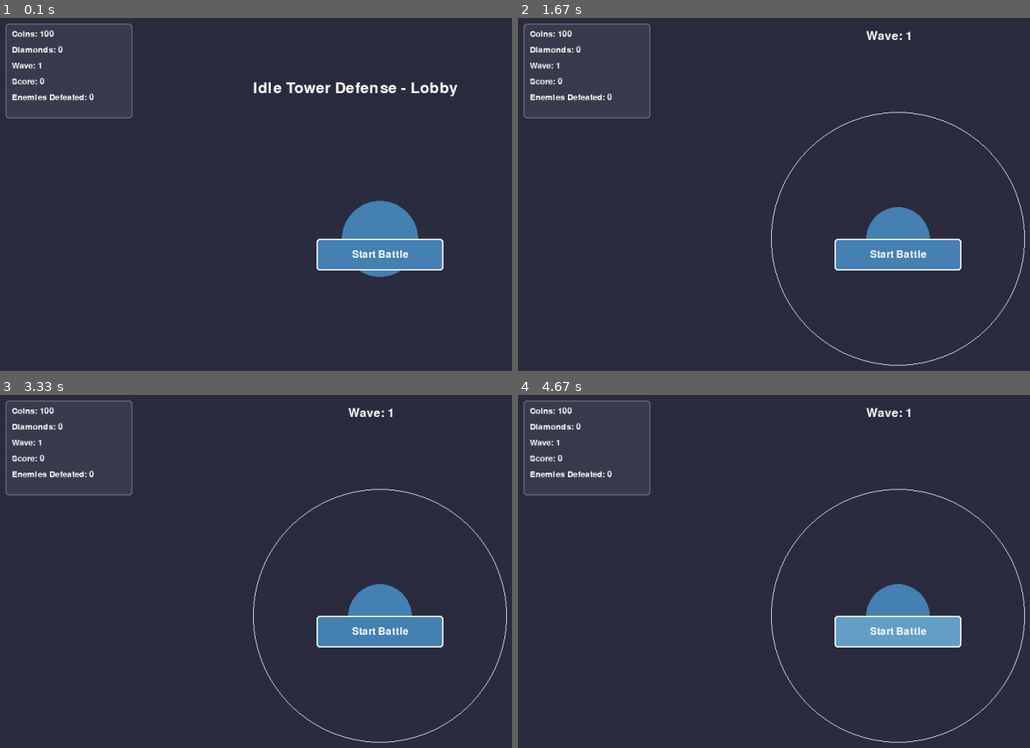
Above: before the commit, frames 1-4 (two rows, left to right).
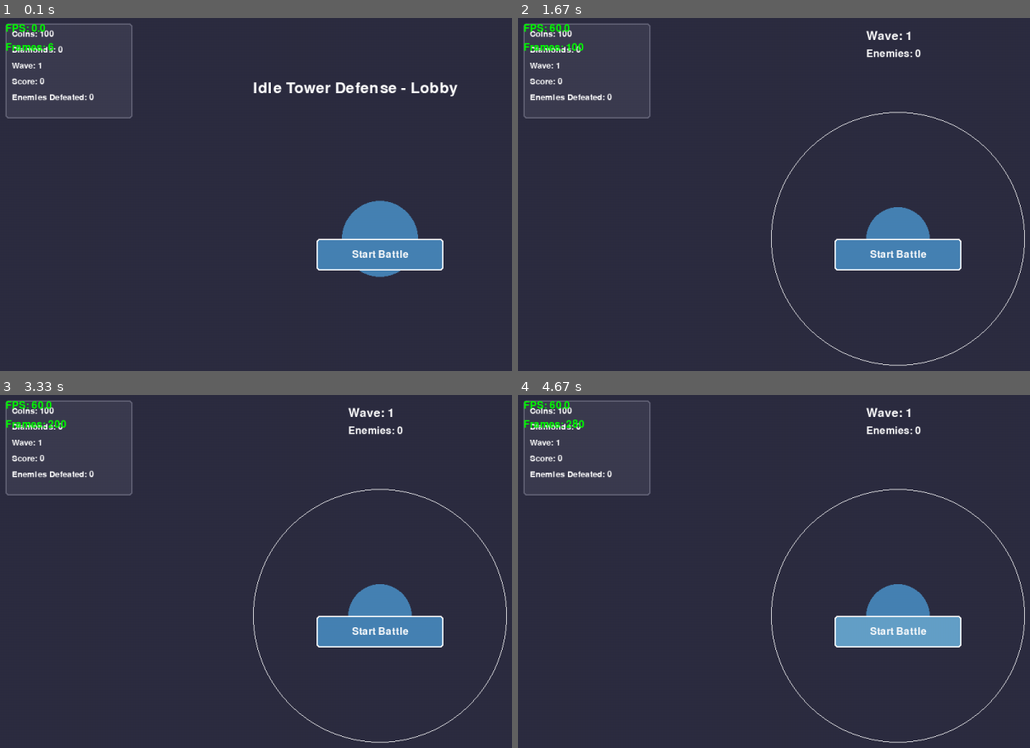
Above: after the commit, the same moments.

Repository: Gabryelf/Py_Game_Course
Game: pygame game, started from idle_tower_defense/client/main.py
Two runs of this game, one before a commit and one after it. Both use one fixed random seed, a clock stepped at 60 frames per second and the inputs below.
Inputs (mouse positions are in pixels of both pictures, inside the frame that each line leads up to):
- Up to frame 1 (0.1 s): no input
- Up to frame 2 (1.67 s): click (896, 236) at 0.38 s; click (615, 194) at 0.72 s
- Up to frame 3 (3.33 s): click "Start Battle" at 2.18 s; click (outside the picture) at 2.52 s
- Up to frame 4 (4.67 s): click "Start Battle" at 3.42 s; click (outside the picture) at 3.75 s; click (855, 620) at 4.65 s

The runs differ from the first frame. In frame 1, 0.2% of the frame differs, in the area x 1-11%, y 1-10%; in frame 2, 0.4%; in frame 3, 0.4%; in frame 4, 0.4%, in the area x 1-79%, y 1-12%.

Commit message:
_v3_create_enemies_projectile_and_render_fix

Diff:
--- /dev/null
+++ b/idle_tower_defense/client/src/core/battle_manager.py
@@ -0,0 +1,99 @@
+from typing import List, Dict, Any, Tuple
+from client.src.entities.enemy import Enemy
+from client.src.entities.projectile import Projectile
+from client.src.utils.logger import logger
+
+
+class BattleManager:
+    """Менеджер боевой системы - обрабатывает все взаимодействия в битве"""
+
+    def __init__(self):
+        self.active_enemies: List[Enemy] = []
+        self.active_projectiles: List[Projectile] = []
+        self.defeated_enemies = 0
+
+        logger.info("BattleManager initialized")
+
+    def spawn_enemy(self, enemy_type: str, path: List[Tuple[float, float]]) -> Enemy:
+        """Создание нового врага"""
+        enemy = Enemy(enemy_type, path)
+        self.active_enemies.append(enemy)
+        logger.debug(f"Spawned {enemy_type} at position {enemy.position}")
+        return enemy
+
+    def update(self, delta_time: float, tower, game_state) -> List[Enemy]:
+        """Обновление всей боевой системы. Возвращает убитых врагов"""
+        defeated_enemies = []
+
+        # Обновление врагов
+        self._update_enemies(delta_time, game_state)
+
+        # Обновление снарядов от башни
+        new_projectiles = tower.update(delta_time, self.active_enemies)
+        self.active_projectiles.extend(new_projectiles)
+
+        # Обновление снарядов и проверка попаданий
+        self._update_projectiles(game_state)
+
+        # Сбор убитых врагов
+        for enemy in self.active_enemies[:]:
+            if not enemy.is_alive():
+                self.active_enemies.remove(enemy)
+                defeated_enemies.append(enemy)
+                self.defeated_enemies += 1
+
+                # Награда за убийство
+                reward = enemy.type.reward
+                experience = enemy.type.experience
+                game_state.player_progress.add_coins(reward)
+                game_state.player_progress.enemies_defeated += 1
+                tower.add_experience(experience)
+
+                logger.debug(f"Enemy defeated! Reward: {reward} coins, {experience} XP")
+
+        return defeated_enemies
+
+    def _update_enemies(self, delta_time: float, game_state):
+        """Обновление позиций врагов"""
+        for enemy in self.active_enemies[:]:
+            reached_end = enemy.update(delta_time)
+
+            if reached_end and enemy.is_alive():
+                # Враг дошел до конца - наносим урон игроку
+                self.active_enemies.remove(enemy)
+                damage = enemy.type.health // 10  # Урон пропорционален здоровью врага
+                game_state.player_progress.coins = max(0, game_state.player_progress.coins - damage)
+                logger.warning(f"Enemy reached tower! Lost {damage} coins")
+
+    def _update_projectiles(self, game_state):
+        """Обновление снарядов и проверка попаданий"""
+        active_projectiles = []
+
+        for projectile in self.active_projectiles:
+            target_reached = projectile.update()
+
+            if target_reached and projectile.active:
+                # Снаряд достиг цели - наносим урон
+                if projectile.target.is_alive():
+                    killed = projectile.target.take_damage(projectile.damage)
+                    if killed:
+                        # Награда будет обработана в основном update
+                        pass
+                projectile.active = False
+
+            if projectile.active:
+                active_projectiles.append(projectile)
+
+        self.active_projectiles = active_projectiles
+
+    def draw(self, screen):
+        """Отрисовка всех боевых объектов"""
+        for enemy in self.active_enemies:
+            enemy.draw(screen)
+
+        for projectile in self.active_projectiles:
+            projectile.draw(screen)
+
+    def get_enemy_count(self) -> int:
+        """Количество активных врагов"""
+        return len(self.active_enemies)
--- /dev/null
+++ b/idle_tower_defense/client/src/core/entity_renderer.py
@@ -0,0 +1,64 @@
+import pygame
+from typing import List
+from client.src.entities.tower import Tower
+from client.src.entities.enemy import Enemy
+from client.src.entities.projectile import Projectile
+from client.src.utils.logger import logger
+
+
+class EntityRenderer:
+    """Рендерер для игровых сущностей"""
+
+    def __init__(self):
+        self.logger = logger
+
+    def draw_tower(self, screen, tower: Tower):
+        """Отрисовка башни"""
+        pygame.draw.circle(screen, tower.color,
+                           (int(tower.position[0]), int(tower.position[1])),
+                           tower.radius)
+
+    def draw_enemy(self, screen, enemy: Enemy):
+        """Отрисовка врага с полоской здоровья"""
+        if not enemy.is_alive():
+            return
+
+        # Тело врага
+        pygame.draw.circle(screen, enemy.color,
+                           (int(enemy.position[0]), int(enemy.position[1])),
+                           enemy.radius)
+
+        # Полоска здоровья
+        health_width = 40
+        health_height = 6
+        health_x = enemy.position[0] - health_width // 2
+        health_y = enemy.position[1] - enemy.radius - 10
+
+        # Фон полоски здоровья
+        pygame.draw.rect(screen, (255, 0, 0),
+                         (health_x, health_y, health_width, health_height))
+
+        # Текущее здоровье
+        current_health_width = max(2, health_width * enemy.health_ratio)
+        pygame.draw.rect(screen, (0, 255, 0),
+                         (health_x, health_y, current_health_width, health_height))
+
+    def draw_projectile(self, screen, projectile: Projectile):
+        """Отрисовка снаряда"""
+        if projectile.active:
+            pygame.draw.circle(screen, projectile.color,
+                               (int(projectile.position[0]), int(projectile.position[1])),
+                               projectile.radius)
+
+    def draw_battle_entities(self, screen, tower: Tower, enemies: List[Enemy], projectiles: List[Projectile]):
+        """Отрисовка всех боевых сущностей"""
+        # Башня
+        self.draw_tower(screen, tower)
+
+        # Враги
+        for enemy in enemies:
+            self.draw_enemy(screen, enemy)
+
+        # Снаряды
+        for projectile in projectiles:
+            self.draw_projectile(screen, projectile)
--- a/idle_tower_defense/client/src/core/game_engine.py
+++ b/idle_tower_defense/client/src/core/game_engine.py
@@ -1,11 +1,13 @@
 import time
 from typing import Optional
-import pygame  # Переносим импорт pygame в начало файла
+import pygame
 
 # АБСОЛЮТНЫЕ импорты через корневой пакет client.src
 from client.src.core.renderer import Renderer, PygameRenderer
 from client.src.core.game_state import GameState, GameStateType
 from client.src.core.wave_manager import WaveManager
+from client.src.core.battle_manager import BattleManager  # ДОБАВЛЯЕМ ЭТОТ ИМПОРТ
+from client.src.core.entity_renderer import EntityRenderer
 from client.src.entities.tower import Tower
 from client.src.ui.components import Button, InfoPanel
 from client.src.utils.config import config
@@ -17,6 +19,7 @@
 
     def __init__(self):
         self.renderer: Optional[Renderer] = None
+        self.entity_renderer = None
         self.running = False
         self.clock = None
         self.logger = logger
@@ -28,6 +31,7 @@
 
         self.game_state = None
         self.wave_manager = None
+        self.battle_manager = None  # ДОБАВЛЯЕМ ЭТОТ АТРИБУТ
         self.tower = None
         self.ui_components = []
 
@@ -47,10 +51,13 @@
         # Инициализация игрового состояния
         self.game_state = GameState()
         self.wave_manager = WaveManager()
+        self.battle_manager = BattleManager()  # ДОБАВЛЯЕМ ИНИЦИАЛИЗАЦИЮ
         self.tower = Tower()
 
         # Создание UI
         self._create_ui()
+        # Инициализация рендерера сущностей
+        self.entity_renderer = EntityRenderer()
 
         logger.info("Game systems initialized")
         return True
@@ -123,12 +130,21 @@
         self.frame_count += 1
 
         if self.game_state and self.game_state.game_active:
-            # Обновление волн
+            # Обновление волн и спавн врагов
             enemies_to_spawn = self.wave_manager.update(delta_time, self.game_state)
 
-            # Здесь будет логика создания врагов
+            # Спавн новых врагов через BattleManager
             for enemy_type in enemies_to_spawn:
-                logger.debug(f"Should spawn: {enemy_type}")
+                enemy = self.battle_manager.spawn_enemy(enemy_type, config.enemy_path)
+                logger.info(f"Spawned {enemy_type} at wave {self.game_state.player_progress.current_wave}")
+
+            # Обновление боевой системы
+            if self.battle_manager and self.tower:
+                defeated_enemies = self.battle_manager.update(delta_time, self.tower, self.game_state)
+
+                # Обновление счета за убитых врагов
+                for enemy in defeated_enemies:
+                    self.game_state.player_progress.score += enemy.type.reward * 10
 
     def _render(self):
         """Отрисовка игрового состояния"""
@@ -148,26 +164,35 @@
         self._render_ui()
 
         # Отладочная информация
-        #self._render_debug_info()
+        self._render_debug_info()
 
         self.renderer.update_display()
 
     def _render_battle(self):
         """Отрисовка битвы"""
-        # Центральная башня
-        tower_pos = config.screen_center
-        self.renderer.draw_circle(tower_pos, 50, (70, 130, 180))
-
-        # Радиус атаки башни (для отладки) - ИСПРАВЛЯЕМ ЗДЕСЬ
+        # Отрисовка боевых сущностей через entity_renderer
+        if self.entity_renderer and self.battle_manager and self.tower:
+            self.entity_renderer.draw_battle_entities(
+                self.renderer.screen,
+                self.tower,
+                self.battle_manager.active_enemies,
+                self.battle_manager.active_projectiles
+            )
+
+        # Радиус атаки башни (для отладки)
         if self.tower:
             attack_range = self.tower.current_stats.attack_range
-            self.renderer.draw_circle(tower_pos, attack_range, (255, 255, 255), 1)
-
-        # Информация о волне
-        if self.game_state:
+            self.renderer.draw_circle(self.tower.position, attack_range, (255, 255, 255), 1)
+
+        # Информация о волне и врагах
+        if self.game_state and self.battle_manager:
             wave_text = f"Wave: {self.game_state.player_progress.current_wave}"
             self.renderer.draw_text(wave_text, (config.SCREEN_WIDTH // 2 - 50, 20),
                                     (255, 255, 255), 28)
+
+            enemies_text = f"Enemies: {self.battle_manager.get_enemy_count()}"
+            self.renderer.draw_text(enemies_text, (config.SCREEN_WIDTH // 2 - 50, 50),
+                                    (255, 255, 255), 24)
 
     def _render_ui(self):
         """Отрисовка UI компонентов"""
--- a/idle_tower_defense/client/src/entities/enemy.py
+++ b/idle_tower_defense/client/src/entities/enemy.py
@@ -11,13 +11,13 @@
     name: str
     health: float
     speed: float
-    color: Tuple[int, int, int]
+    color: Tuple[int, int, int]  # Данные для рендерера
     reward: int
     experience: int
 
 
 class Enemy:
-    """Базовый класс врага"""
+    """Базовый класс врага - ТОЛЬКО логика"""
 
     # Предопределенные типы врагов
     TYPES = {
@@ -38,13 +38,25 @@
         self.current_path_index = 0
         self.position = self.path[0] if self.path else (0, 0)
         self.radius = 20
+        self.reached_end = False
 
         logger.debug(f"Enemy {self.type.name} created")
 
-    def update(self, delta_time: float):
-        """Обновление позиции врага"""
-        if self.current_path_index >= len(self.path) - 1:
-            return True  # Враг дошел до конца
+    def take_damage(self, damage: float) -> bool:
+        """Получение урона. Возвращает True если враг умер"""
+        self.health -= damage
+        logger.debug(f"Enemy {self.type.name} took {damage} damage. Health: {self.health}")
+
+        if self.health <= 0:
+            logger.info(f"Enemy {self.type.name} defeated!")
+            return True
+        return False
+
+    def update(self, delta_time: float) -> bool:
+        """Обновление позиции врага. Возвращает True если враг дошел до конца"""
+        if self.reached_end or self.current_path_index >= len(self.path) - 1:
+            self.reached_end = True
+            return True
 
         target_pos = self.path[self.current_path_index + 1]
         dx = target_pos[0] - self.position[0]
@@ -53,6 +65,10 @@
 
         if distance < 5:  # Достигли точки пути
             self.current_path_index += 1
+            if self.current_path_index >= len(self.path) - 1:
+                self.reached_end = True
+                logger.debug(f"Enemy {self.type.name} reached the end!")
+                return True
             return self.update(delta_time)
 
         # Движение к цели
@@ -65,13 +81,7 @@
             self.position[1] + direction_y * move_distance
         )
 
-        return False  # Враг еще не дошел до конца
-
-    def take_damage(self, damage: float):
-        """Получение урона"""
-        self.health -= damage
-        logger.debug(f"Enemy took {damage} damage. Health: {self.health}")
-        return self.health <= 0
+        return False
 
     def is_alive(self) -> bool:
         """Проверка, жив ли враг"""
@@ -79,5 +89,10 @@
 
     @property
     def center_position(self) -> Tuple[float, float]:
-        """Центральная позиция для отрисовки"""
-        return self.position
+        """Центральная позиция для отрисовки и расчетов"""
+        return (self.position[0], self.position[1])
+
+    @property
+    def health_ratio(self) -> float:
+        """Отношение текущего здоровья к максимальному"""
+        return self.health / self.max_health
--- a/idle_tower_defense/client/src/entities/projectile.py
+++ b/idle_tower_defense/client/src/entities/projectile.py
@@ -0,0 +1,54 @@
+from dataclasses import dataclass
+from typing import Tuple, Optional, TYPE_CHECKING
+import math
+from client.src.utils.logger import logger
+
+if TYPE_CHECKING:
+    from .enemy import Enemy
+
+@dataclass
+class Projectile:
+    """Класс снаряда для стрельбы башни - ТОЛЬКО логика"""
+
+    def __init__(self, start_pos: Tuple[float, float], target: 'Enemy', damage: float, speed: float = 5.0):
+        self.position = start_pos
+        self.target = target
+        self.damage = damage
+        self.speed = speed
+        self.active = True
+        self.radius = 5
+        self.color = (255, 255, 0)  # Желтый цвет снарядов (данные для рендерера)
+
+        logger.debug(f"Projectile created targeting {target.type.name}")
+
+    def update(self) -> bool:
+        """Обновление позиции снаряда. Возвращает True если достиг цели"""
+        if not self.active or not self.target.is_alive():
+            self.active = False
+            return True
+
+        # Движение к цели
+        target_pos = self.target.center_position
+        dx = target_pos[0] - self.position[0]
+        dy = target_pos[1] - self.position[1]
+        distance = math.sqrt(dx * dx + dy * dy)
+
+        if distance < self.speed + self.target.radius:
+            # Снаряд достиг цели
+            self.active = False
+            return True
+
+        # Нормализация направления
+        if distance > 0:
+            dx /= distance
+            dy /= distance
+
+        # Перемещение
+        self.position = (
+            self.position[0] + dx * self.speed,
+            self.position[1] + dy * self.speed
+        )
+
+        return False
+
+    # УДАЛЯЕМ метод draw - рендеринг будет в другом месте
--- a/idle_tower_defense/client/src/entities/tower.py
+++ b/idle_tower_defense/client/src/entities/tower.py
@@ -1,5 +1,8 @@
 from dataclasses import dataclass
 from typing import List, Optional, Tuple
+import math
+import time
+import random
 from client.src.utils.config import config
 from client.src.utils.logger import logger
 
@@ -20,7 +23,7 @@
 
 
 class Tower:
-    """Класс башни игрока"""
+    """Класс башни игрока - ТОЛЬКО логика, без рендеринга"""
 
     def __init__(self):
         self.position = config.screen_center
@@ -30,22 +33,87 @@
         self.experience = 0
         self.experience_to_next_level = 100
 
-        # Визуальные параметры
+        # Система стрельбы
+        self.projectiles: List['Projectile'] = []
+        self.last_attack_time = 0
+        self.current_target: Optional['Enemy'] = None
+
+        # Визуальные параметры (только данные, не логика отрисовки)
         self.radius = 50
         self.color = (70, 130, 180)  # Steel blue
 
         logger.info("Tower created")
 
-    def upgrade_damage(self, cost: int) -> bool:
-        """Улучшить урон башни"""
-        # Здесь будет логика улучшения
-        logger.info(f"Damage upgrade attempted (cost: {cost})")
-        return True
+    def update(self, delta_time: float, enemies: List['Enemy']) -> List['Projectile']:
+        """Обновление логики башни. Возвращает новые снаряды"""
+        new_projectiles = []
 
-    def upgrade_attack_speed(self, cost: int) -> bool:
-        """Улучшить скорость атаки"""
-        logger.info(f"Attack speed upgrade attempted (cost: {cost})")
-        return True
+        # Поиск цели
+        if not self.current_target or not self.current_target.is_alive():
+            self.current_target = self._find_target(enemies)
+
+        # Стрельба по цели
+        current_time = time.time()
+        if (self.current_target and
+                current_time - self.last_attack_time >= self.current_stats.attack_cooldown):
+
+            if self._is_target_in_range(self.current_target):
+                projectile = self._shoot_at_target(self.current_target)
+                new_projectiles.append(projectile)
+                self.last_attack_time = current_time
+            else:
+                # Цель вышла из радиуса - ищем новую
+                self.current_target = None
+
+        # Обновление существующих снарядов
+        self._update_projectiles()
+
+        return new_projectiles
+
+    def _find_target(self, enemies: List['Enemy']) -> Optional['Enemy']:
+        """Поиск цели в радиусе атаки"""
+        valid_targets = [
+            enemy for enemy in enemies
+            if enemy.is_alive() and self._is_target_in_range(enemy)
+        ]
+
+        if not valid_targets:
+            return None
+
+        # Простая стратегия: ближайшая цель
+        return min(valid_targets, key=lambda e: self._distance_to(e))
+
+    def _is_target_in_range(self, enemy: 'Enemy') -> bool:
+        """Проверка, находится ли враг в радиусе атаки"""
+        return self._distance_to(enemy) <= self.current_stats.attack_range
+
+    def _distance_to(self, enemy: 'Enemy') -> float:
+        """Расстояние до врага"""
+        dx = enemy.center_position[0] - self.position[0]
+        dy = enemy.center_position[1] - self.position[1]
+        return math.sqrt(dx * dx + dy * dy)
+
+    def _shoot_at_target(self, target: 'Enemy') -> 'Projectile':
+        """Создание снаряда для атаки цели"""
+        damage = self.current_stats.damage
+
+        # Критический удар
+        if random.random() < self.current_stats.critical_chance:
+            damage *= self.current_stats.critical_multiplier
+            logger.debug("Critical hit!")
+
+        from .projectile import Projectile
+        projectile = Projectile(self.position, target, damage)
+        logger.debug(f"Tower shooting at {target.type.name} for {damage} damage")
+        return projectile
+
+    def _update_projectiles(self):
+        """Обновление состояния снарядов"""
+        self.projectiles = [p for p in self.projectiles if p.active]
+
+    def add_projectile(self, projectile: 'Projectile'):
+        """Добавление снаряда для отслеживания"""
+        self.projectiles.append(projectile)
 
     def add_experience(self, amount: int):
         """Добавить опыт башне"""
